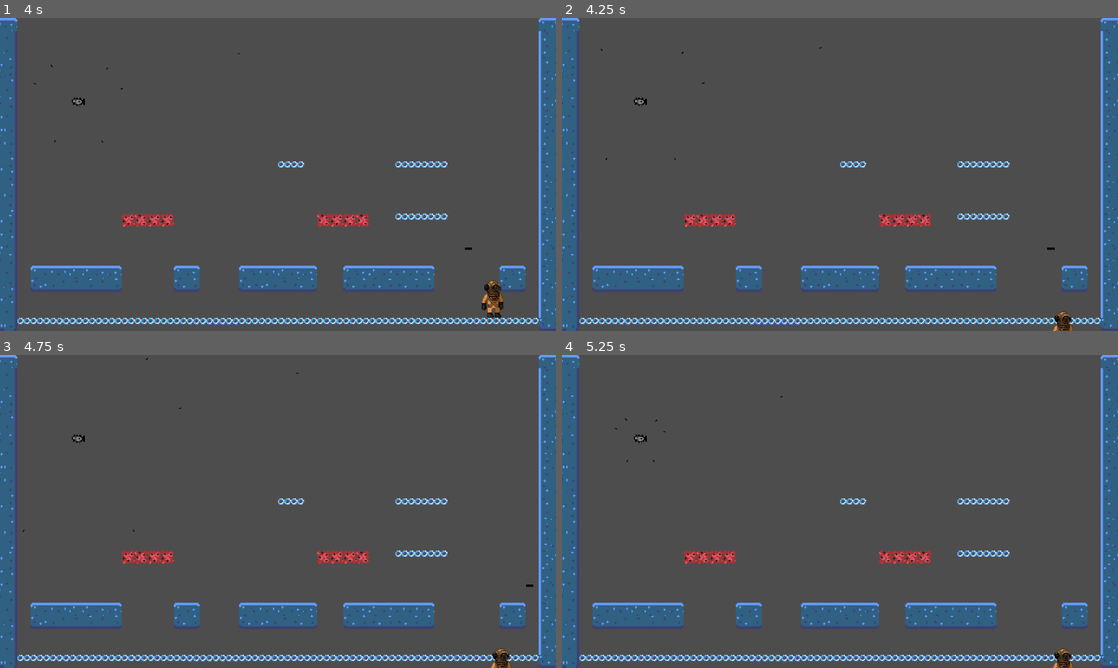
Above: before the commit, frames 1-4 (two rows, left to right).
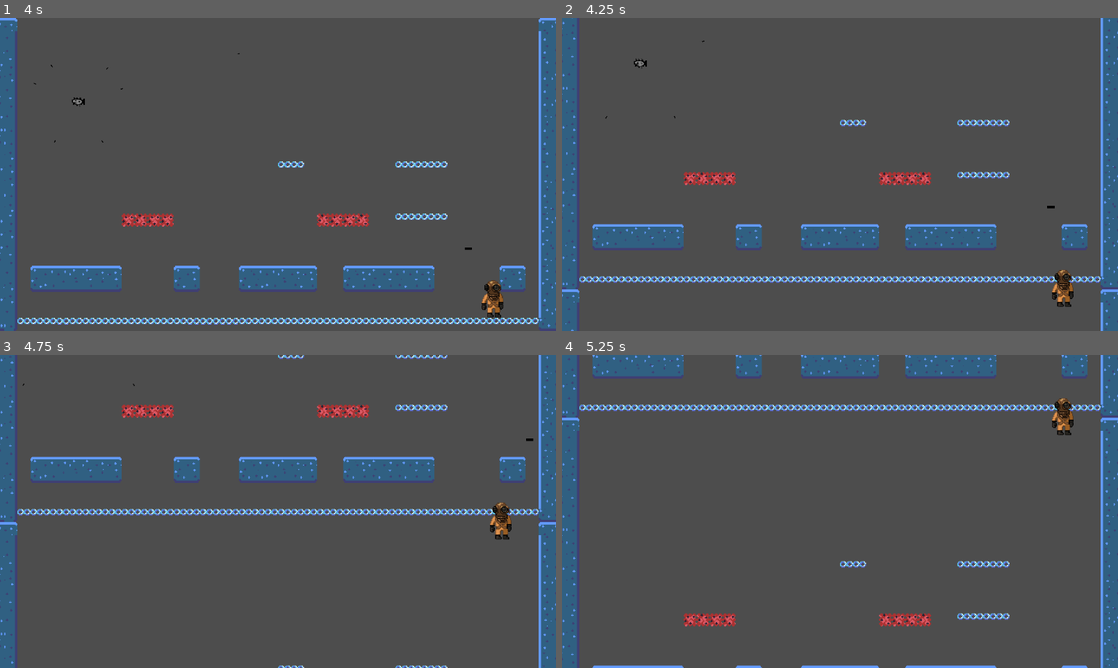
Above: after the commit, the same moments.

Repository: teamjakojaannos/ld57-depths
Game: Godot game, scene res://main.tscn
Same seed, same stepped clock (60 frames per second), same inputs: the game is played once before the commit and once after it.
Inputs:
- Up to frame 1 (4 s): tap Enter (ui_accept) at 0.5 s; hold Z (attack_1) 0.53-1.28 s; hold Right (right) 0.53-2.03 s; tap Space (jump) at 0.77, 1.52, 3.02, 3.77 s; tap Z (attack_1) at 1.35, 2.85 s; hold Left (left) 2.03-2.78 s; hold Z (attack_1) 2.03-2.78 s; hold Right (right) from 2.78 s (still down); hold Z (attack_1) from 3.53 s (still down)
- Up to frame 2 (4.25 s): keep holding Right (right); keep holding Z (attack_1)
- Up to frame 3 (4.75 s): release Right (right) at 4.28 s; release Z (attack_1) at 4.28 s; hold Left (left) from 4.28 s (still down); tap Z (attack_1) at 4.35 s; tap Space (jump) at 4.52 s
- Up to frame 4 (5.25 s): release Left (left) at 5.03 s; hold Right (right) from 5.03 s (still down); hold Z (attack_1) from 5.03 s (still down)

Frame 1 is identical in both runs. In frame 2, 15% of the frame differs, in the area x 0-100%, y 0-100%; in frame 3, 16%; in frame 4, 15%.
Error before the commit: Invalid assignment of property or key 'position' with value of type 'Vector2' on a base object of type 'null instance'. (res://levels/endless_level.gd:47)

Commit message:
fix loading scene (maybe) [hopefully]

Diff:
--- a/levels/endless_level.gd
+++ b/levels/endless_level.gd
@@ -1,7 +1,6 @@
 extends Node2D
 class_name EndlessLevel
 
-@onready var level_prefab: PackedScene = preload("res://levels/generation/level.tscn")
 @onready var current_level: Level = $Level
 @onready var player: Player = $"../Player"
 
@@ -37,6 +36,7 @@
 
 	_is_transition_in_progress = true
 
+	var level_prefab: PackedScene = load("res://levels/generation/level.tscn")
 	var new_level: Node2D = level_prefab.instantiate()
 	add_child(new_level)
 
